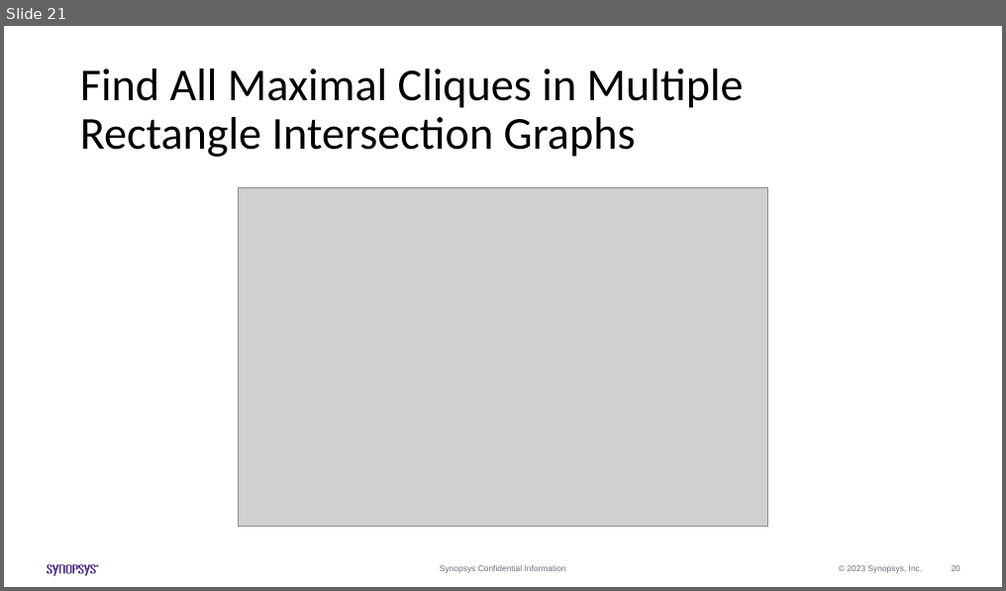
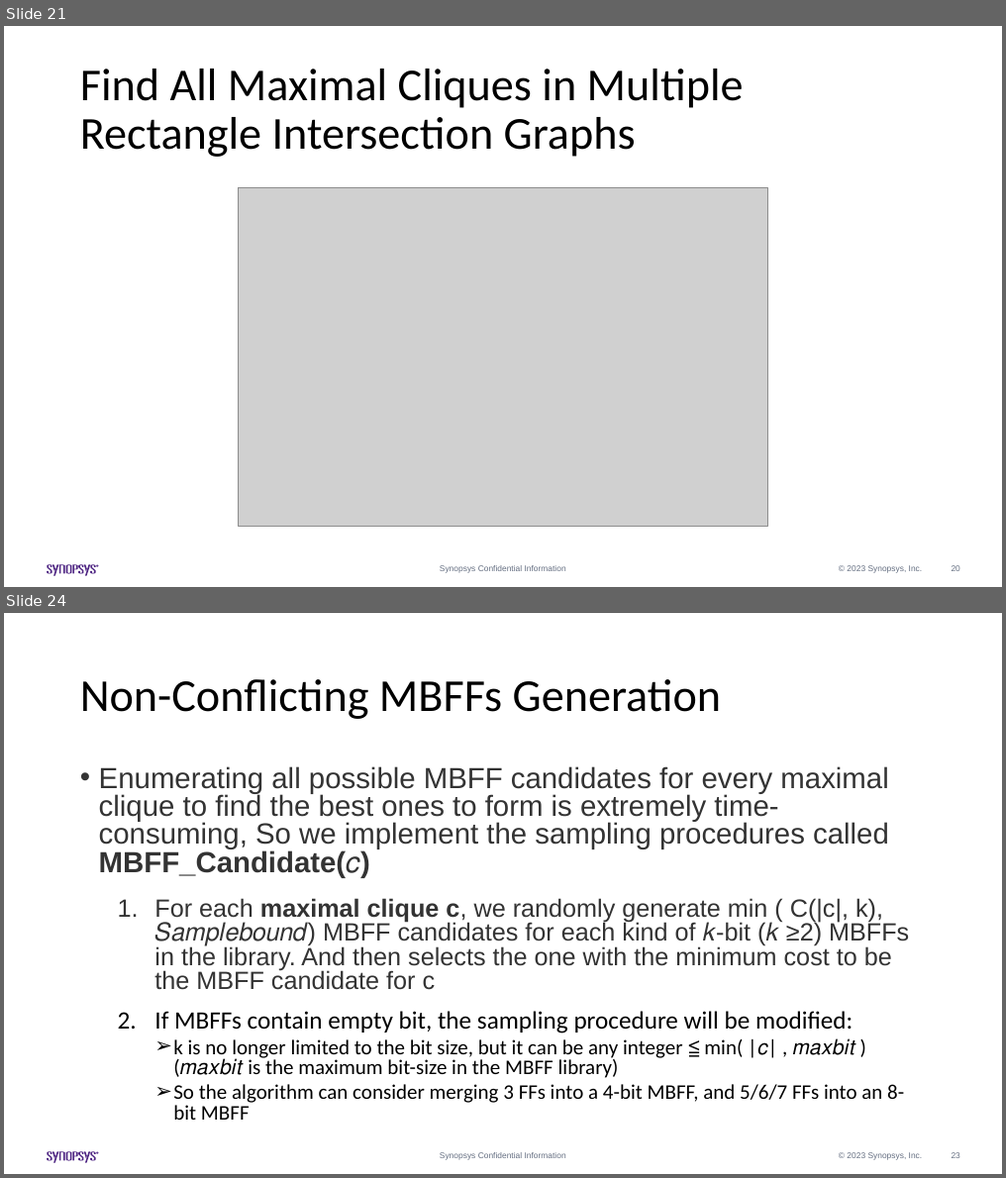
Before and after one commit to Pacific-Feng-Studuies/Studied-Papers, a slide deck: Synopsys Intern/Generation of Mixed-Driving Multi-Bit Flip-Flops for Power/Generation of Mixed-Driving Multi-Bit Flip-Flops for Power.pptx. Shown one above the other, each under a label of ours: slide 21 before the commit, slides 21 and 24 after it; the slides between them are not shown. The pictures are 1006x591 and 1006x1178 pixels, drawn with LibreOffice and Linux fonts; fonts in the diff are those of the drawing; grey boxes stand for pictures. Boxes give left, top, right and bottom in pixels: in the first picture for what was removed or moved away, otherwise in the second. Text is boxed around its words. In the diff, an @@ line names an element or a change of style, - is before the commit and + after.

Commit message:
2023/06/20

```diff
--- a/Synopsys Intern/Generation of Mixed-Driving Multi-Bit Flip-Flops for Power/Generation of Mixed-Driving Multi-Bit Flip-Flops for Power.pptx
+++ b/Synopsys Intern/Generation of Mixed-Driving Multi-Bit Flip-Flops for Power/Generation of Mixed-Driving Multi-Bit Flip-Flops for Power.pptx
@@ slide 24 added at box(4, 613, 1002, 1174), background #FFFFFF; not listed: 14 template elements that a slide beside it also shows @@
@@ title added at box(80, 679, 721, 719), 44 pt, text #000000 @@
+Non-Conflicting MBFFs Generation
@@ text added at box(99, 766, 909, 1120), 24 pt, text #333333 @@
+• Enumerating all possible MBFF candidates for every maximal clique to find the best ones to form is extremely time-consuming, So we implement the sampling procedures called MBFF_Candidate(𝑐)
+  1. For each maximal clique c, we randomly generate min ( C(|c|, k), 𝑆𝑎𝑚𝑝𝑙𝑒𝑏𝑜𝑢𝑛𝑑) MBFF candidates for each kind of 𝑘-bit (𝑘 ≥2) MBFFs in the library. And then selects the one with the minimum cost to be the MBFF candidate for c
+  2. If MBFFs contain empty bit, the sampling procedure will be modified:
+    ➢ k is no longer limited to the bit size, but it can be any integer ≦ min( |𝑐| , 𝑚𝑎𝑥𝑏𝑖𝑡 ) (𝑚𝑎𝑥𝑏𝑖𝑡 is the maximum bit-size in the MBFF library)
+    ➢ So the algorithm can consider merging 3 FFs into a 4-bit MBFF, and 5/6/7 FFs into an 8-bit MBFF
```
Also in this commit, not shown: 1 slide changed, 18 other slides added.
